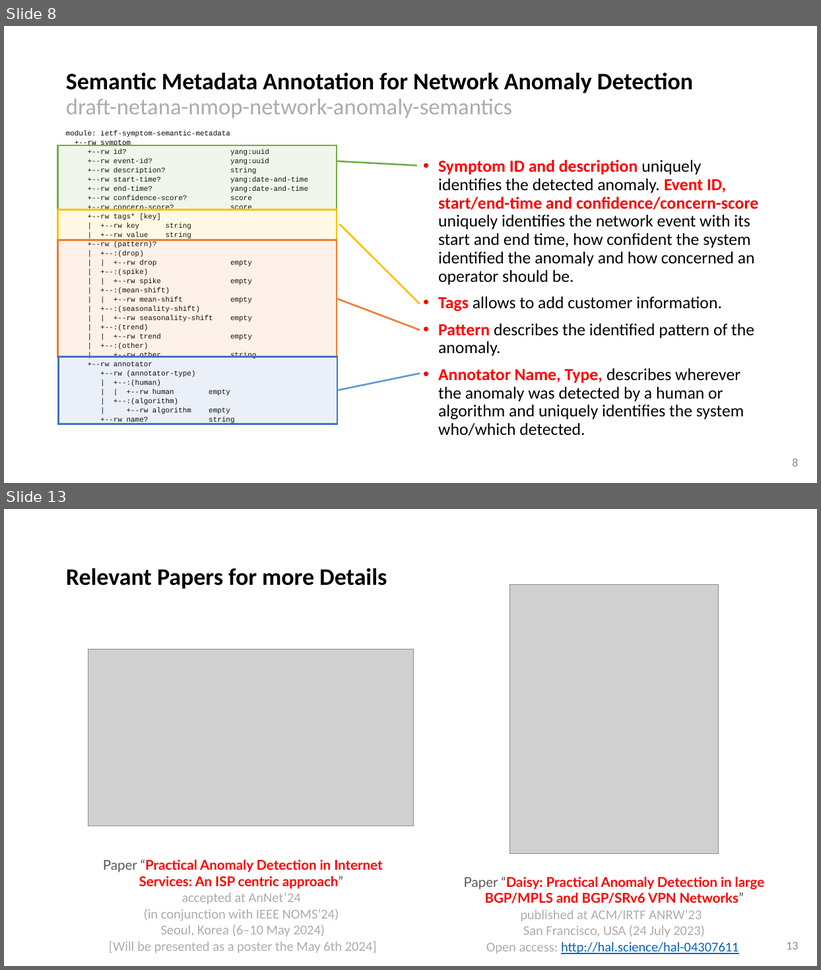
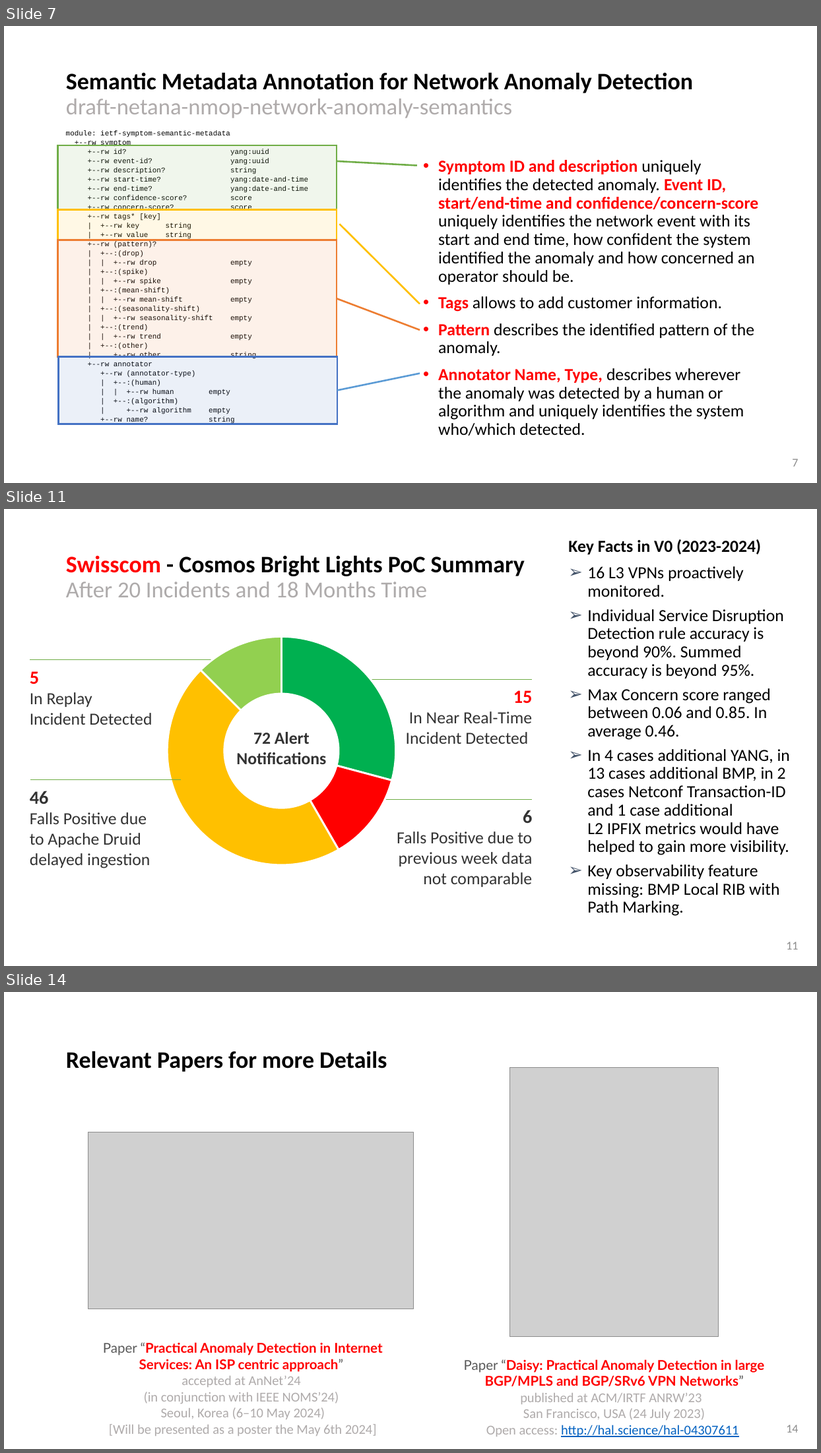
Before and after one commit to network-analytics/ietf-network-analytics-document-status, a slide deck: 120/NMOP/draft-netana-nmop-network-anomaly-architecture-semantics-lifecycle.pptx. Shown one above the other, each under a label of ours: slides 8 and 13 before the commit, slides 7, 11 and 14 after it; the slides between them are not shown. The pictures are 821x970 and 821x1453 pixels, drawn with LibreOffice and Linux fonts; fonts in the diff are those of the drawing; grey boxes stand for pictures. Boxes give left, top, right and bottom in pixels: in the first picture for what was removed or moved away, otherwise in the second. Text is boxed around its words. In the diff, an @@ line names an element or a change of style, - is before the commit and + after.

```diff
--- a/120/NMOP/draft-netana-nmop-network-anomaly-architecture-semantics-lifecycle.pptx
+++ b/120/NMOP/draft-netana-nmop-network-anomaly-architecture-semantics-lifecycle.pptx
@@ slide 11 added at (4, 509, 817, 966), background #FFFFFF @@
@@ text added at (568, 539, 790, 916), 20 pt, text #000000 @@
+Key Facts in V0 (2023-2024)
+➢ 16 L3 VPNs proactively monitored.
+➢ Individual Service Disruption Detection rule accuracy is beyond 90%. Summed accuracy is beyond 95%.
+➢ Max Concern score ranged between 0.06 and 0.85. In average 0.46.
+➢ In 4 cases additional YANG, in 13 cases additional BMP, in 2 cases Netconf Transaction-ID and 1 case additional
+  L2 IPFIX metrics would have helped to gain more visibility.
+➢ Key observability feature missing: BMP Local RIB with Path Marking.
@@ title added at (66, 555, 525, 597), 28 pt, text #AEABAB, bold @@
+Swisscom - Cosmos Bright Lights PoC Summary
+After 20 Incidents and 18 Months Time
@@ doughnut chart added at (160, 590, 404, 913) @@
+categories: 1, 2, 3, 4
+Series 1: 29, 12, 46, 12
@@ line added from (30, 660) to (232, 660), #70AD47 0.5 pt @@
@@ ellipse added at (201, 665, 362, 831), 20 pt, text #333333, bold @@
+72 Alert Notifications
@@ text added at (30, 671, 152, 725), 20 pt, text #333333 @@
+5
+In Replay
+Incident Detected
@@ line added from (330, 679) to (532, 679), #70AD47 0.5 pt @@
@@ text added at (406, 691, 533, 744), 20 pt, text #333333 @@
+15
+In Near Real-Time Incident Detected
@@ line added from (31, 780) to (181, 780), #70AD47 0.5 pt @@
@@ text added at (30, 791, 150, 869), 20 pt, text #333333 @@
+46
+Falls Positive due to Apache Druid delayed ingestion
@@ line added from (382, 799) to (532, 799), #70AD47 0.5 pt @@
@@ text added at (397, 810, 532, 887), 20 pt, text #333333 @@
+6
+Falls Positive due to previous week data not comparable
@@ page number added at (786, 942, 798, 950), 14 pt, text #8C8C8C @@
+11
@@ what was slide 8 is now slide 7 @@
@@ page number at (792, 459, 798, 467): text changed @@
-8
+7
@@ what was slide 13 is now slide 14 @@
@@ page number at (786, 1425, 798, 1433): text changed @@
-13
+14
```
Also in this commit, not shown: 3 slides changed, 3 other slides added, 3 slides removed, 1 other file.
